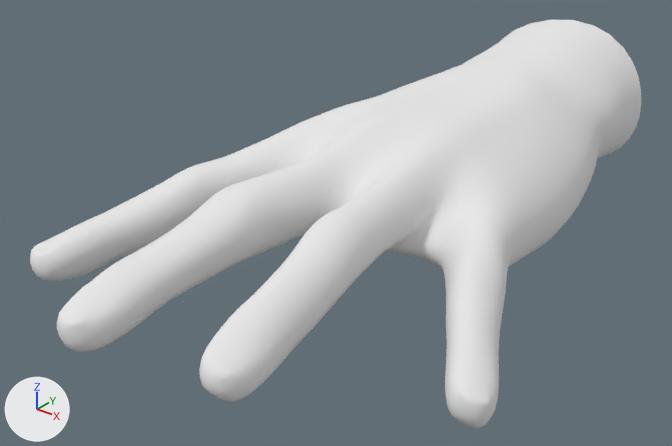
The OBJ model src/resources/meshes/hand.obj, before and after one commit.
One viewpoint serves both versions: a camera (50 mm lens) standing at (0.58, -0.794, 0.547) and looking at (-0.019, -0.046, 0.082). The axes (+X, +Y, +Z) are drawn at lower left. The lights are the same throughout. Where no turn or scale is listed for an object, it has been applied to the vertices.

The first picture shows 'hand'.
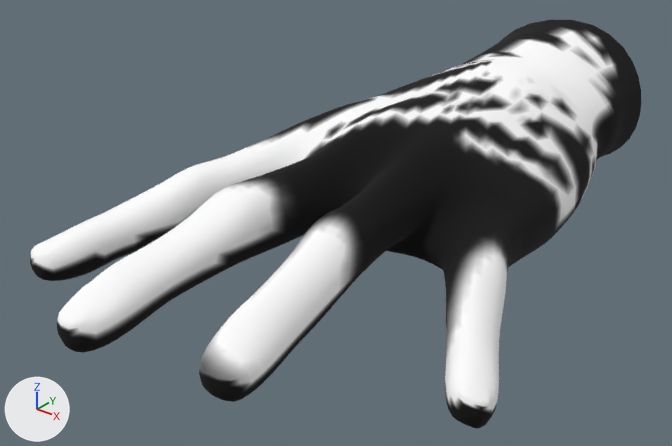
Changed parts and their boxes (x1, y1, x2, y2) in the pictures (672 x 446 px):
'hand', surface changed
    both: (30, 20, 641, 429)

The change, as a diff of the scene's bpy script:
```diff
--- a/src/resources/meshes/hand.obj.py
+++ b/src/resources/meshes/hand.obj.py
@@ img_hand_png @@
+img_hand_png = load_image('hand.png', 'hand.png', 1024, 1024, 'sRGB')
@@ mat_material_0 @@
 mat_material_0 = principled_material('material_0')
-mat_material_0.base_color = (0.8, 0.8, 0.8)  # white #e7e7e7
+mat_material_0.texture = img_hand_png
 mat_material_0.roughness = 1.0
@@ me_hand @@
 me_hand.from_pydata(...)  # 4697 vertices, 9390 faces; spans x -0.294..0.286, y -0.401..0.364, z -0.037..0.25
 # used by ob_hand; location = (0.0, 0.0, 0.0)
+# me_hand part 1: texture (UV) coordinates of 9390 of 9390 faces, centred in x -0.294..0.285, y -0.4..0.358, z -0.037..0.248, changed; they spanned u 0.5..0.99, v 0.0..0.5 and now span u 0.0..1.0, v 0.08..1.0
 me_hand.materials.append(mat_material_0)
```
